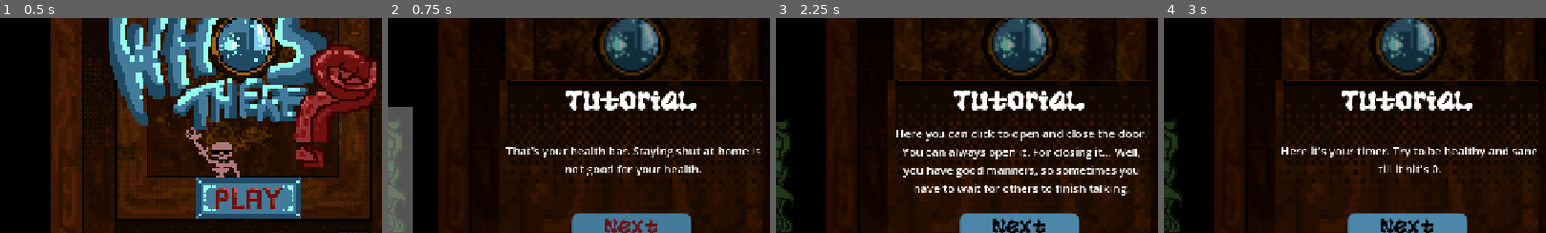
Above: before the commit, frames 1-4 (left to right).
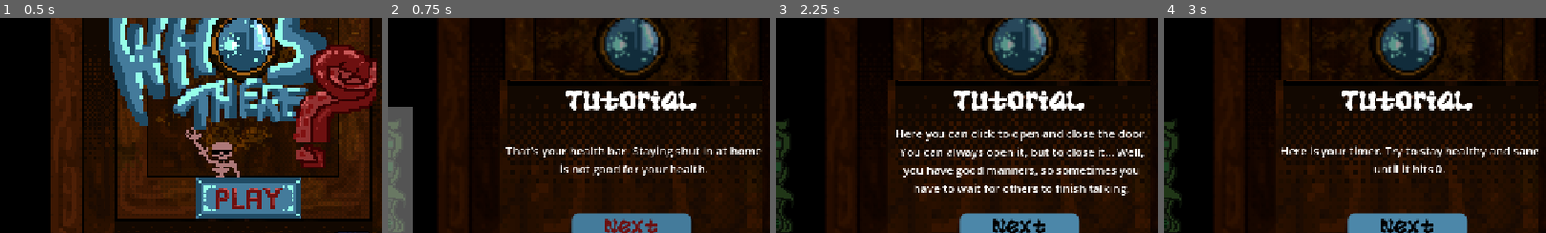
Above: after the commit, the same moments.

Repository: MatheusLasserre/whos-there
Game: Godot game, scene res://main.tscn
Same seed, same stepped clock (60 frames per second), same inputs: the game is played once before the commit and once after it.
Inputs (mouse positions are % of the whole screen's width and height, from its top left):
- Up to frame 1 (0.5 s): no input
- Up to frame 2 (0.75 s): click (51, 58) at 0.5 s
- Up to frame 3 (2.25 s): click "Next" at 1.25 s; click "Next" at 2 s
- Up to frame 4 (3 s): click "Next" at 2.75 s
The pictures show only the part of the screen within x 18-68%, y 16-66%; the shares and areas given below are measured in that part.

Frame 1 is identical in both runs. In frame 2, 1.8% of the frame differs, in the area x 31-98%, y 60-74%; in frame 3, 1.6%; in frame 4, 1.9%, in the area x 30-98%, y 59-72%.

Commit message:
Small grammar fix

Diff:
--- a/scenes/game/game.tscn
+++ b/scenes/game/game.tscn
@@ -474,7 +474,7 @@
 offset_bottom = 193.0
 grow_horizontal = 2
 theme_override_font_sizes/font_size = 19
-text = "Here you can click to open and close the door. You can always open it, but close it... Well, you have good manners, so sometimes you wait others finish talking."
+text = "Here you can click to open and close the door. You can always open it, but to close it... Well, you have good manners, so sometimes you have to wait for others to finish talking."
 horizontal_alignment = 1
 vertical_alignment = 1
 autowrap_mode = 3
--- a/scenes/game/tutorial.gd
+++ b/scenes/game/tutorial.gd
@@ -10,11 +10,11 @@
 const sequence := ["health", "insanity", "door", "timer", "extra"]
 
 const text_dict: Dictionary[String, String] = {
-	"health": "That's your health bar. Staying shut at home is not good for your health.",
+	"health": "That's your health bar. Staying shut in at home is not good for your health.",
 	"insanity": "That's your insanity meter. Talking with others can help... Sometimes.",
-	"door": "Here you can click to open and close the door. You can always open it. For closing it... Well, you have good manners, so sometimes you have to wait for others to finish talking.",
-	"timer": "Here it's your timer. Try to be healthy and sane till it hit's 0.",
-	"extra": "Oh, I think someone is knocking at your door. I think you should open the door and choose a topic to talk... carefully."
+	"door": "Here you can click to open and close the door. You can always open it, but to close it... Well, you have good manners, so sometimes you have to wait for others to finish talking.",
+	"timer": "Here is your timer. Try to stay healthy and sane until it hits 0.",
+	"extra": "Oh, I think someone is knocking at your door. I think you should open the door and choose a topic to talk about... carefully."
 }
 var panel_dict: Dictionary[String, Panel]
 var cur_index := 0
Not shown: 1 places in scenes/game/game.tscn that only renumber resources
